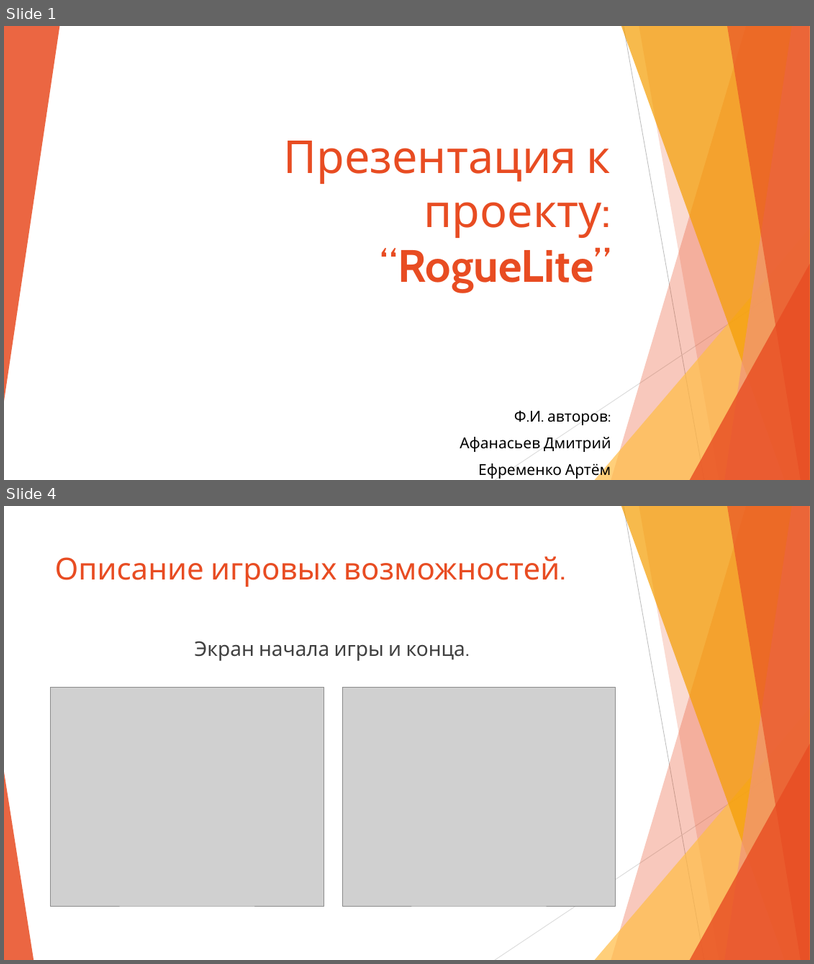
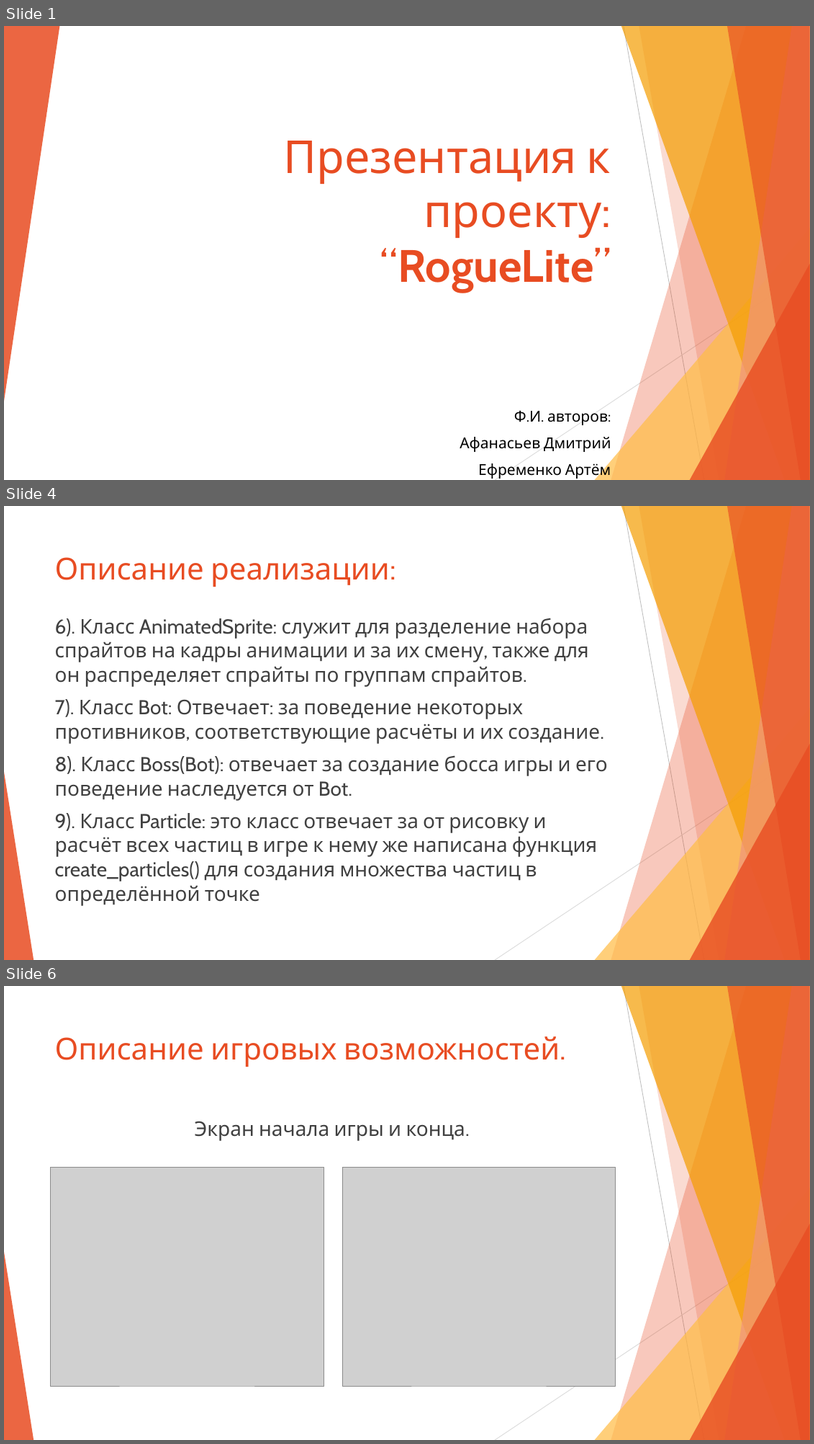
Before and after one commit to arta159/roguelite, a slide deck: Проект Roguelite.pptx. Shown one above the other, each under a label of ours: slides 1 and 4 before the commit, slides 1, 4 and 6 after it; the slides between them are not shown. The pictures are 814x964 and 814x1444 pixels, drawn with LibreOffice and Linux fonts; fonts in the diff are those of the drawing; grey boxes stand for pictures. Boxes give left, top, right and bottom in pixels: in the first picture for what was removed or moved away, otherwise in the second. Text is boxed around its words. In the diff, an @@ line names an element or a change of style, - is before the commit and + after.

```diff
--- a/Проект Roguelite.pptx
+++ b/Проект Roguelite.pptx
@@ slide 4 added at <box>4,506,810,960</box>, background #FFFFFF; not listed: 10 template elements that a slide beside it also shows @@
@@ title added at <box>55,557,396,587</box>, 36 pt, text #E84C22 @@
+Описание реализации:
@@ text added at <box>55,618,608,881</box>, 24 pt, text #404040 @@
+6). Класс AnimatedSprite: служит для разделение набора спрайтов на кадры анимации и за их смену, также для он распределяет спрайты по группам спрайтов.
+7). Класс Bot: Отвечает: за поведение некоторых противников, соответствующие расчёты и их создание.
+8). Класс Boss(Bot): отвечает за создание босса игры и его поведение наследуется от Bot.
+9). Класс Particle: это класс отвечает за от рисовку и расчёт всех частиц в игре к нему же написана функция create_particles() для создания множества частиц в определённой точке
@@ what was slide 4 is now slide 6 @@
```
Also in this commit, not shown: 6 slides changed, 2 other slides added.
